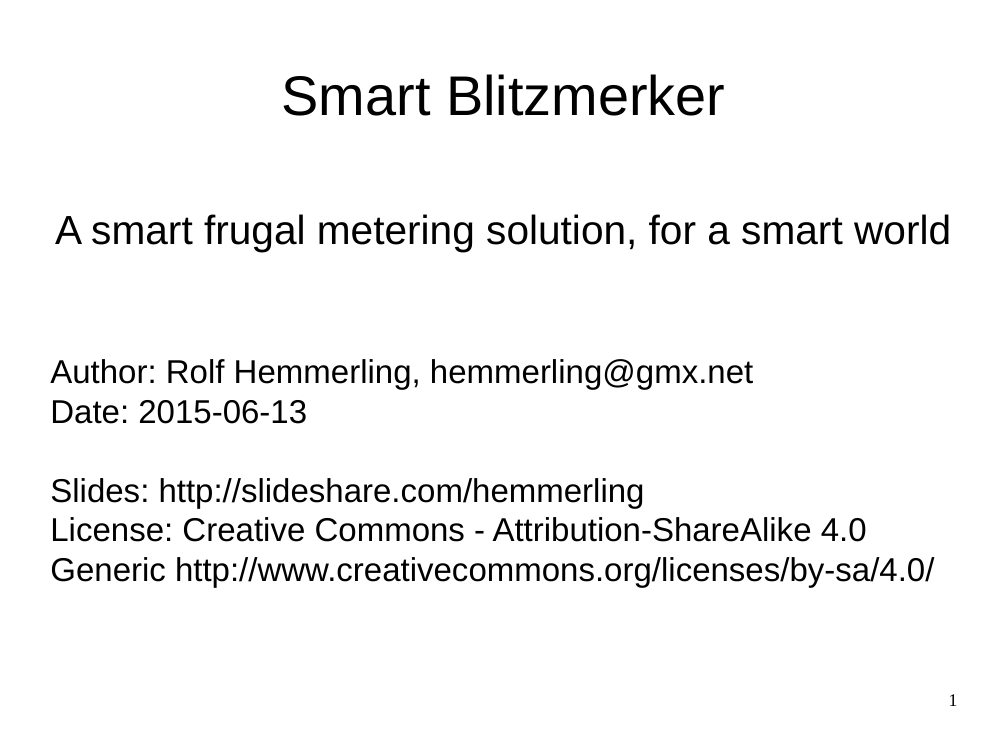
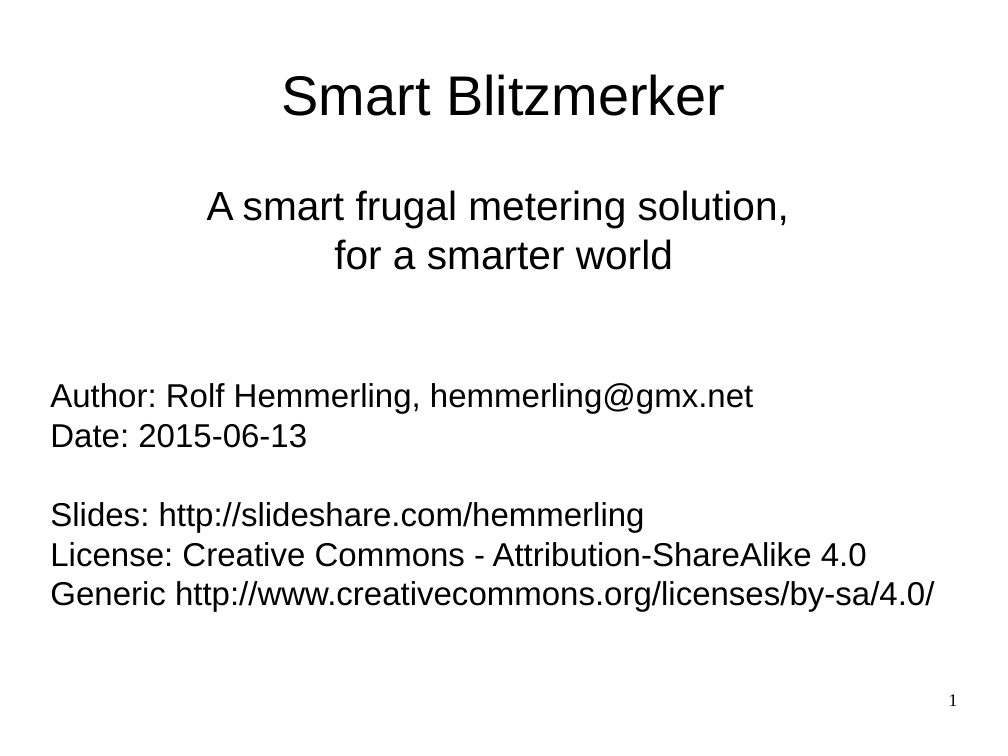
Before and after one commit to smartblitzmerker/documentation-smartblitzmerker, a slide deck: slide 1 of doc/slides/smartblitzmerker.odp. Drawn at 1008x756 pixels with LibreOffice and Linux fonts; fonts in the diff are those of the drawing. Boxes give left, top, right and bottom in pixels: in the first picture for what was removed or moved away, otherwise in the second. Text is boxed around its words. In the diff, an @@ line names an element or a change of style, - is before the commit and + after.

```diff
--- a/doc/slides/smartblitzmerker.odp
+++ b/doc/slides/smartblitzmerker.odp
@@ subtitle at box(207, 190, 789, 270): text changed @@
-A smart frugal metering solution, for a smart world
+A smart frugal metering solution,
+for a smarter world
```
Also in this commit, not shown: 7 other slides changed, 9 slides added.
